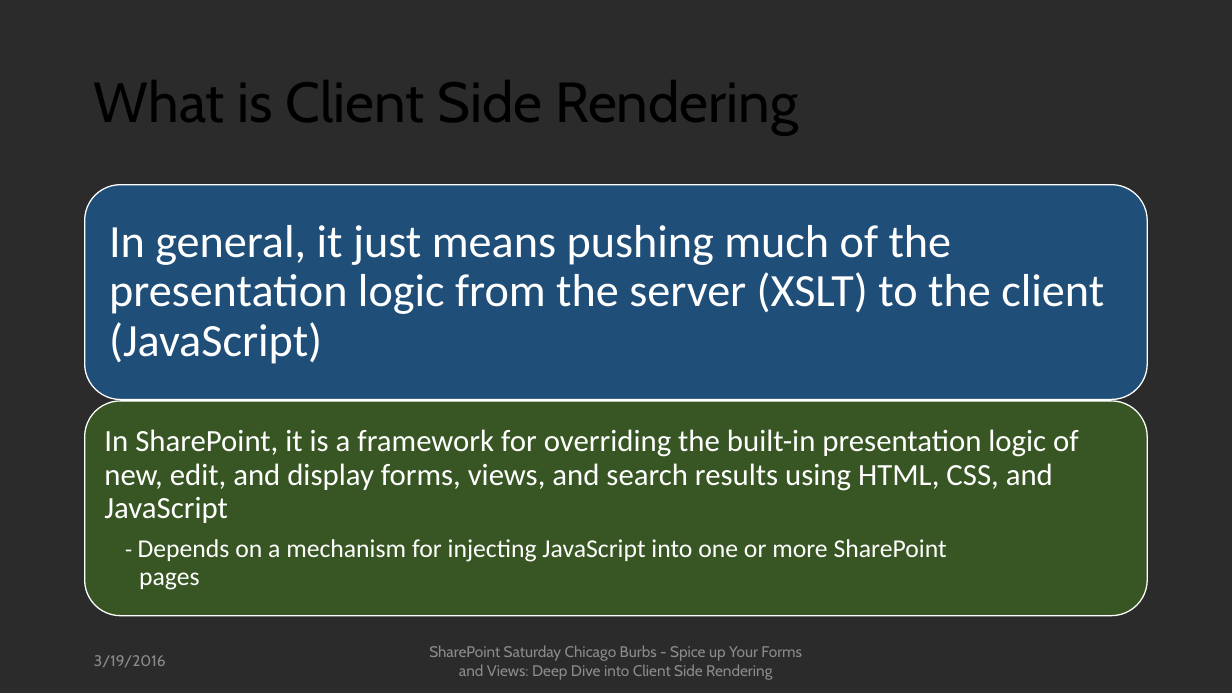
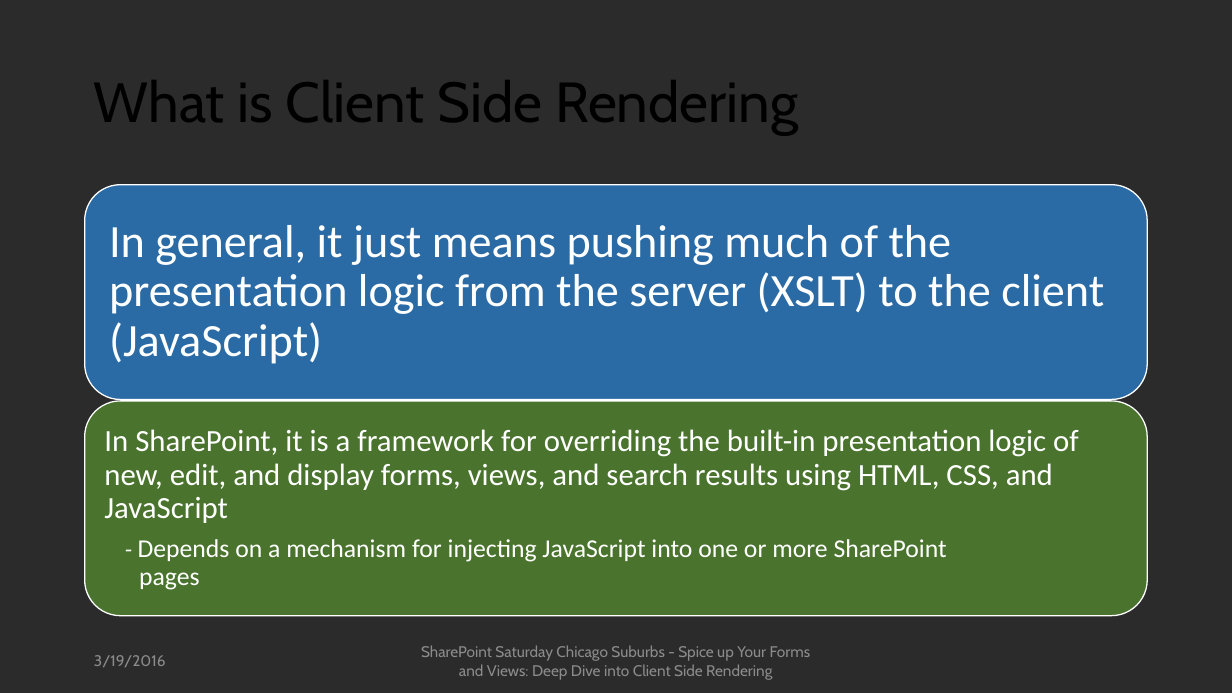
Before and after one commit to mcsheaj/CSRDemos, a slide deck: slide 6 of SPSChicagoBurbs.pptx. Drawn at 1232x693 pixels with LibreOffice and Linux fonts; fonts in the diff are those of the drawing; background and template pictures are left out; a plain dark background stands for a picture behind light text. Boxes give left, top, right and bottom in pixels: in the first picture for what was removed or moved away, otherwise in the second. Text is boxed around its words. In the diff, an @@ line names an element or a change of style, - is before the commit and + after.

```diff
--- a/SPSChicagoBurbs.pptx
+++ b/SPSChicagoBurbs.pptx
@@ rounded rectangle at (x1=85, y1=185, x2=1148, y2=399): fill #1F4E79 to #2A6BA6 @@
@@ rounded rectangle at (x1=85, y1=401, x2=1148, y2=616): fill #385723 to #4A742E @@
@@ text at (x1=421, y1=645, x2=811, y2=680): text changed @@
-SharePoint Saturday Chicago Burbs - Spice up Your Forms and Views: Deep Dive into Client Side Rendering
+SharePoint Saturday Chicago Suburbs - Spice up Your Forms and Views: Deep Dive into Client Side Rendering
```
Also in this commit, not shown: 23 other slides changed, 1 slide added, 1 other file.
